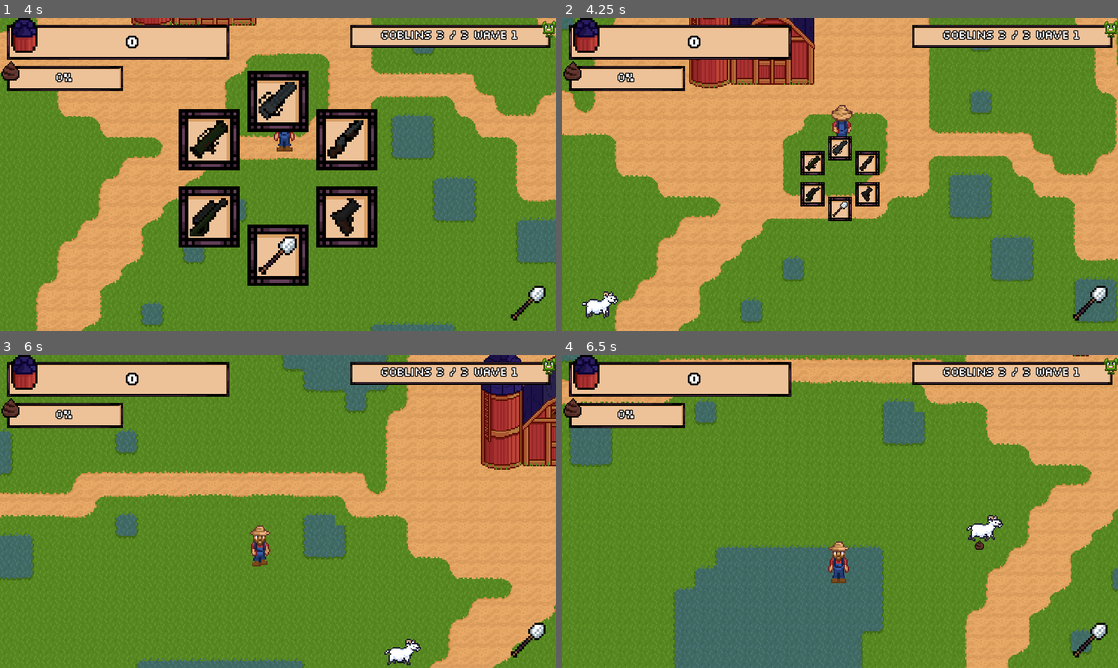
Above: before the commit, frames 1-4 (two rows, left to right).
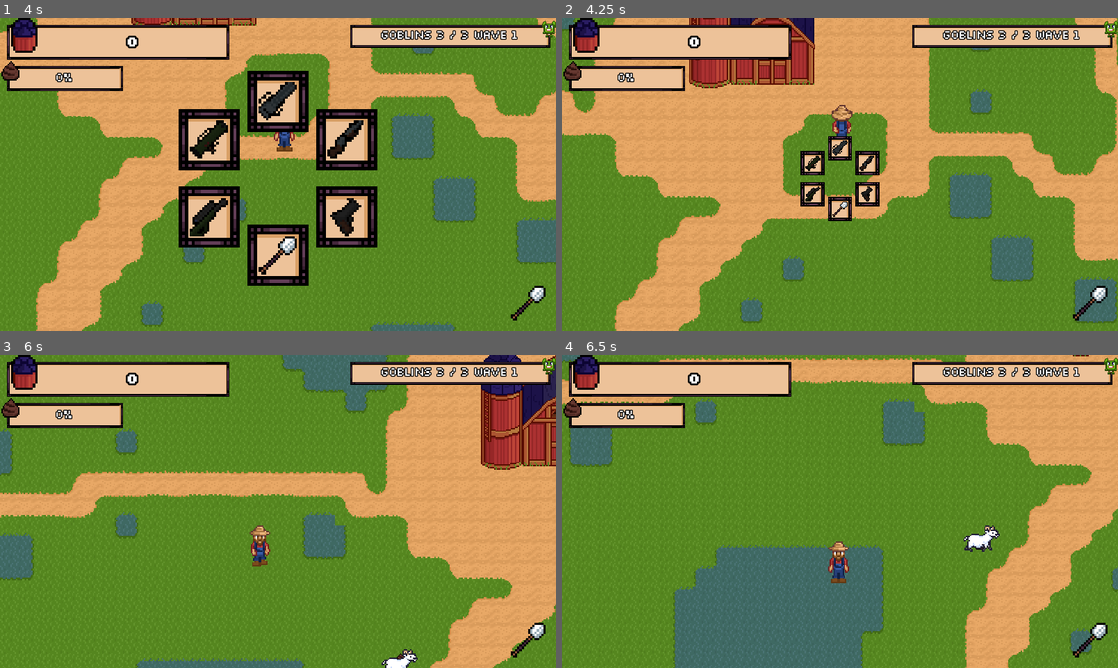
Above: after the commit, the same moments.

Repository: astro-panda/poo-farmer
Game: Godot game, scene res://Scenes/Main.tscn
Same seed, same stepped clock (60 frames per second), same inputs: the game is played once before the commit and once after it.
Inputs (mouse positions are in pixels of both pictures, inside the frame that each line leads up to):
- Up to frame 1 (4 s): click "Start" at 0.5 s; tap Enter at 1.25 s; move the mouse to (400, 158) at 1.27 s; hold Right (move_right) 1.28-2.03 s; hold R (open_arsenal) 1.28-2.03 s; tap Space (ui_select) at 1.52, 2.27, 3.77 s; click (400, 158) at 1.55 s; move the mouse to (166, 190) at 2.02 s; hold Down (move_down) 2.03-2.78 s; click (166, 190) at 2.1 s; tap R (open_arsenal) at 2.3, 3.8 s; move the mouse to (333, 105) at 2.77 s; press the mouse at (333, 105) at 2.78 s; hold Right (move_right) 2.78-3.53 s; tap Keypad 0 (deep_pockets) at 2.85 s; move the mouse to (250, 237) at 3.52 s; release the mouse at (250, 237) at 3.53 s; hold Up (move_up) from 3.53 s (still down); tap X (game_over) at 3.6 s
- Up to frame 2 (4.25 s): keep holding Up (move_up)
- Up to frame 3 (6 s): move the mouse to (444, 558) at 4.27 s; release Up (move_up) at 4.28 s; press the mouse at (444, 558) at 4.28 s; hold Left (move_left) 4.28-5.78 s; tap 9 (gobodar) at 4.35 s; tap Space (ui_select) at 4.52, 5.27 s; move the mouse to (111, 464) at 5.02 s; release the mouse at (111, 464) at 5.03 s; tap 5 (launcher) at 5.1 s; tap R (open_arsenal) at 5.3 s; move the mouse to (305, 511) at 5.77 s; hold Down (move_down) from 5.78 s (still down); hold Alt (modifier) from 5.78 s (still down)
- Up to frame 4 (6.5 s): keep holding Down (move_down); keep holding Alt (modifier); click (867, 511) at 6.05 s

Frame 1 is identical in both runs. In frame 2, 0.3% of the frame differs, in the area x 3-11%, y 87-96%; in frame 3, 0.4%; in frame 4, 0.5%, in the area x 72-80%, y 51-63%.

Commit message:
Bug fixes

Diff:
--- a/poofarmer/Scenes/Goblin.tscn
+++ b/poofarmer/Scenes/Goblin.tscn
@@ -101,7 +101,7 @@
 "frames": [ SubResource( 21 ), SubResource( 22 ), SubResource( 23 ), SubResource( 24 ), SubResource( 25 ), SubResource( 26 ) ],
 "loop": false,
 "name": "death",
-"speed": 4.0
+"speed": 6.0
 }, {
 "frames": [ SubResource( 1 ), SubResource( 2 ), SubResource( 3 ), SubResource( 4 ) ],
 "loop": true,
@@ -142,7 +142,7 @@
 scale = Vector2( 1.5, 1.5 )
 frames = SubResource( 17 )
 animation = "down"
-frame = 3
+frame = 2
 playing = true
 
 [node name="CollisionShape2D" type="CollisionShape2D" parent="."]
--- a/poofarmer/Scenes/Main.tscn
+++ b/poofarmer/Scenes/Main.tscn
@@ -218,6 +218,7 @@
 [connection signal="update_global_poo_label" from="Player" to="HUD" method="_on_Player_update_global_poo_label"]
 [connection signal="game_quit" from="Player/ModalWindow" to="." method="quit"]
 [connection signal="game_reset" from="Player/ModalWindow" to="." method="reset"]
+[connection signal="game_started" from="StartScreen" to="." method="_on_StartScreen_game_started"]
 [connection signal="game_started" from="StartScreen" to="Player/ModalWindow" method="_on_StartScreen_game_started"]
 [connection signal="how_to_play_requested" from="StartScreen" to="Player/ModalWindow" method="show_how_to_play"]
 [connection signal="arsenal_state_changed" from="HUD" to="Player" method="_on_shoot_enabled_changed"]
--- a/poofarmer/Scenes/Pooter.tscn
+++ b/poofarmer/Scenes/Pooter.tscn
@@ -6,6 +6,7 @@
 script = ExtResource( 1 )
 
 [node name="FireCooldown" type="Timer" parent="."]
+one_shot = true
 autostart = true
 
 [connection signal="timeout" from="FireCooldown" to="." method="_on_FireCooldown_timeout"]
--- a/poofarmer/Scenes/Store.tscn
+++ b/poofarmer/Scenes/Store.tscn
@@ -270,9 +270,14 @@
 stream = ExtResource( 15 )
 volume_db = -10.0
 
+[node name="CloseStoreBuffer" type="Timer" parent="."]
+wait_time = 0.1
+one_shot = true
+
 [connection signal="button_down" from="CanvasLayer/Pistol/Button" to="." method="_on_PistolButton_button_down"]
 [connection signal="button_down" from="CanvasLayer/Shotgun/Button" to="." method="_on_ShotgunButton_button_down"]
 [connection signal="button_down" from="CanvasLayer/RocketLauncher/Button" to="." method="_on_RocketLauncherButton_button_down"]
 [connection signal="button_down" from="CanvasLayer/Scatling/Button" to="." method="_on_ScatlingButton_button_down"]
 [connection signal="button_down" from="CanvasLayer/Railgun/Button" to="." method="_on_RailgunButton_button_down"]
 [connection signal="button_down" from="CanvasLayer/ExitButton" to="." method="_on_ExitButton_button_down"]
+[connection signal="timeout" from="CloseStoreBuffer" to="." method="_on_CloseStoreBuffer_timeout"]
--- a/poofarmer/Scenes/Troll.tscn
+++ b/poofarmer/Scenes/Troll.tscn
@@ -96,7 +96,7 @@
 "frames": [ SubResource( 21 ), SubResource( 22 ), SubResource( 23 ), SubResource( 24 ), SubResource( 25 ) ],
 "loop": false,
 "name": "death",
-"speed": 3.0
+"speed": 5.0
 }, {
 "frames": [ SubResource( 1 ), SubResource( 2 ), SubResource( 3 ), SubResource( 4 ) ],
 "loop": true,
@@ -139,7 +139,7 @@
 scale = Vector2( 2.5, 2.5 )
 frames = SubResource( 17 )
 animation = "down"
-frame = 1
+frame = 2
 playing = true
 
 [node name="CollisionShape2D" type="CollisionShape2D" parent="."]
--- a/poofarmer/Scripts/Enemy.gd
+++ b/poofarmer/Scripts/Enemy.gd
@@ -14,6 +14,7 @@
 onready var audio_ctrl = $MobAudioController
 onready var hit_feedback_timer = $HitFeedbackTimer
 var sprite
+var sprite_scale
 var isFleeing = false
 var fleeingVector = Vector2(0,0)
 var is_dying = false
@@ -62,8 +63,7 @@
 			is_dying = true
 		else:
 			sprite.self_modulate = hit_color
-			sprite.scale.x += 0.1
-			sprite.scale.y += 0.1
+			sprite.scale = sprite_scale + Vector2(0.1, 0.1)
 			sprite.offset = poo.global_position.direction_to(global_position).normalized() * 2
 			hit_feedback_timer.start()
 
@@ -85,6 +85,5 @@
 
 func reset_sprite_after_hit():
 	sprite.self_modulate = normal_color
-	sprite.scale.x -= 0.1
-	sprite.scale.y -= 0.1
+	sprite.scale = sprite_scale
 	sprite.offset = Vector2(0,0)
--- a/poofarmer/Scripts/EnemySpawner.gd
+++ b/poofarmer/Scripts/EnemySpawner.gd
@@ -26,6 +26,7 @@
 var num_enemies_killed = 0
 var troll_spawn_numbers = []
 var spawning_troll = false
+var started = false
 
 # Called when the node enters the scene tree for the first time.
 func _ready():
@@ -43,13 +44,12 @@
 
 
 func _on_SpawnTimer_timeout():
-	if get_enemy_count() < maxEnemies:
+	if (get_enemy_count() < maxEnemies) && started:
 		var rndSide = rnd.randi_range(0, 3)
 		var rndLoc = rnd.randi_range(72, 3000)
 
 		var enemy = goblin_enemy_scene.instance()
 		if troll_spawn_numbers.has(num_enemies_spawned - 1):
-			print("Spawning troll")
 			enemy = troll_enemy_scene.instance()
 			num_trolls_spawned += 1
 			spawning_troll = true
@@ -77,7 +77,6 @@
 			else:
 				goblins.add_child(enemy)
 			num_enemies_spawned += 1
-			print("num enemies spawned: ", num_enemies_spawned)
 		else:
 			doneSpawning = true
 			if get_enemy_count() == 0 && Timers.generation.is_stopped():
@@ -87,22 +86,22 @@
 
 
 func _on_GenerationTimer_timeout():
-	if wave_count == 1:
-		current_population = 14
-	current_population = int(floor(current_population * rnd.randf_range(1.5, 1.8)))
-	population_countdown = current_population
-	wave_count += 1
-	if wave_count % 3 == 0:
-		Timers.spawn.wait_time *= 0.5
-	doneSpawning = false
-	num_enemies_spawned = 0
-	num_trolls_spawned = 0
-	troll_spawn_numbers.clear()
-	if current_population > 20:
-		for i in range(int(floor(current_population / 20))):
-			troll_spawn_numbers.append(rnd.randi_range(1, 20) + (i * 20))
-	print("new troll numbers: ", str(troll_spawn_numbers))
-	Timers.spawn.start()
+	if started:
+		if wave_count == 1:
+			current_population = 14
+		current_population = int(floor(current_population * rnd.randf_range(1.5, 1.8)))
+		population_countdown = current_population
+		wave_count += 1
+		if wave_count % 3 == 0:
+			Timers.spawn.wait_time *= 0.5
+		doneSpawning = false
+		num_enemies_spawned = 0
+		num_trolls_spawned = 0
+		troll_spawn_numbers.clear()
+		if current_population > 20:
+			for i in range(int(floor(current_population / 20))):
+				troll_spawn_numbers.append(rnd.randi_range(1, 20) + (i * 20))
+		Timers.spawn.start()
 
 func _on_HudUpdateTimer_timeout():
 	var waveCountdown = !Timers.generation.is_stopped()
--- a/poofarmer/Scripts/Goblin.gd
+++ b/poofarmer/Scripts/Goblin.gd
@@ -11,6 +11,7 @@
 
 func _ready():
 	sprite = goblin_sprite
+	sprite_scale = goblin_sprite.scale
 
 # Called every frame. 'delta' is the elapsed time since the previous frame.
 func _process(delta):
--- a/poofarmer/Scripts/Main.gd
+++ b/poofarmer/Scripts/Main.gd
@@ -36,7 +36,8 @@
 	if enemy_spawner == null:
 		enemy_spawner = enemy_spawner_scene.instance()
 
-
+	enemy_spawner.started = false
+	animal_spawner.spawn_animals = false
 	add_child(animal_spawner)
 	add_child(enemy_spawner)
 	player.goboSpawner = enemy_spawner
@@ -46,9 +47,18 @@
 		player.reset()
 		hud.update_global_poo_label(0)
 		hud.update_global_goblin_label(0, false, 0, 0)
+		enemy_spawner.started = true
+		animal_spawner.spawn_animals = true
 
 	game_started = true
 
 func quit():
 	start_screen.begin()
+	enemy_spawner.started = true
+	animal_spawner.spawn_animals = true
 	reset()
+
+
+func _on_StartScreen_game_started():
+	enemy_spawner.started = true
+	animal_spawner.spawn_animals = true
--- a/poofarmer/Scripts/PooPellets.gd
+++ b/poofarmer/Scripts/PooPellets.gd
@@ -45,12 +45,13 @@
 
 func _on_PooPellets_body_entered(body):
 	if body.has_method("handle_hit"):
-		body.handle_hit(damage, self)
 		if willExplode:
 			explodeOverride = true
 
 		if !willExplode && !isRailShot && !body.is_dying:
 			queue_free()
+
+		body.handle_hit(damage, self)
 
 func start_explode():
 	if !$Exploder.playing:
--- a/poofarmer/Scripts/Pooter.gd
+++ b/poofarmer/Scripts/Pooter.gd
@@ -84,6 +84,7 @@
 		var direction_to_mouse = global_position.direction_to(target).normalized()
 		emit_signal("firePoo", poo_pellets_instance, global_position, direction_to_mouse, target, currentFireMode)
 		canFire = false
+		$FireCooldown.start()
 		poot()
 
 
--- a/poofarmer/Scripts/Store.gd
+++ b/poofarmer/Scripts/Store.gd
@@ -76,8 +76,7 @@
 		check_btns()
 
 func _on_ExitButton_button_down():
-	show_store(false)
-	emit_signal("close_store")
+	$CloseStoreBuffer.start()
 
 func show_store(show: bool):
 	click()
@@ -88,3 +87,8 @@
 
 func click():
 	click_player.play()
+
+
+func _on_CloseStoreBuffer_timeout():
+	show_store(false)
+	emit_signal("close_store")
--- a/poofarmer/Scripts/Troll.gd
+++ b/poofarmer/Scripts/Troll.gd
@@ -5,6 +5,7 @@
 
 func _ready():
 	sprite = troll_sprite
+	sprite_scale = troll_sprite.scale
 
 # Called every frame. 'delta' is the elapsed time since the previous frame.
 func _process(delta):
--- a/poofarmer/Scripts/UI/Hud.gd
+++ b/poofarmer/Scripts/UI/Hud.gd
@@ -64,6 +64,9 @@
 	update_global_poo_label(totalPooAmount)
 
 func check_weapons():
+	for btn in listOfButtons:
+		btn.disabled = true
+		btn.get_node("TextureRect").modulate = grayedOutColor
 	for i in listOfButtons.size():
 		for fireMode in player.fireModes:
 			listOfButtons[int(fireMode)].disabled = false
